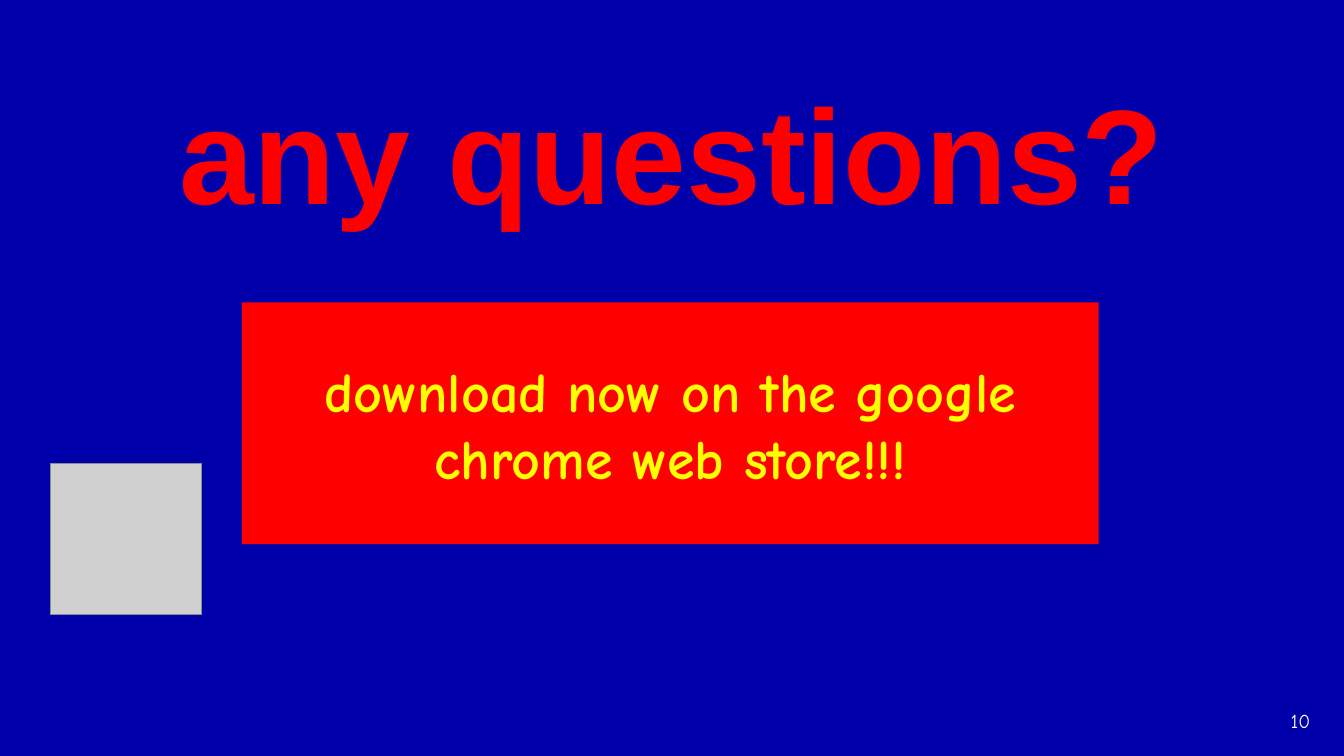
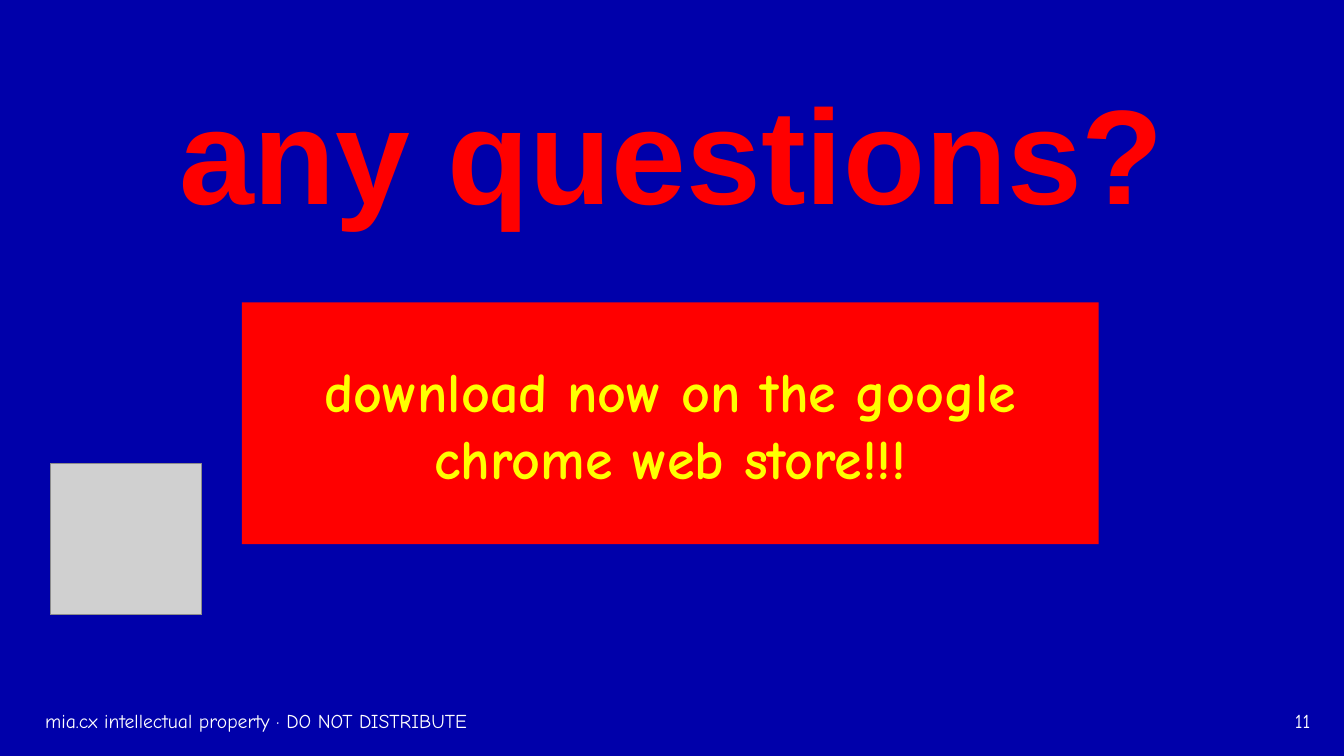
Before and after one commit to mia-riezebos/dropping-logits, a slide deck: slide 11 of store/launch/dropping-logits-keynote.pptx (slide 10 before the commit). Drawn at 1344x756 pixels with LibreOffice and Linux fonts; fonts in the diff are those of the drawing; grey boxes stand for pictures; background and template pictures are left out. Boxes give left, top, right and bottom in pixels: in the first picture for what was removed or moved away, otherwise in the second. Text is boxed around its words. In the diff, an @@ line names an element or a change of style, - is before the commit and + after.

```diff
--- a/store/launch/dropping-logits-keynote.pptx
+++ b/store/launch/dropping-logits-keynote.pptx
@@ text added at (45,714,467,732), 14 pt, text #FFFFFF @@
+mia.cx intellectual property · DO NOT DISTRIBUTE
@@ page number at (1295,715,1311,728): text changed @@
-10
+11
```
Also in this commit, not shown: 8 other slides changed, 1 slide added, 1 other file.
